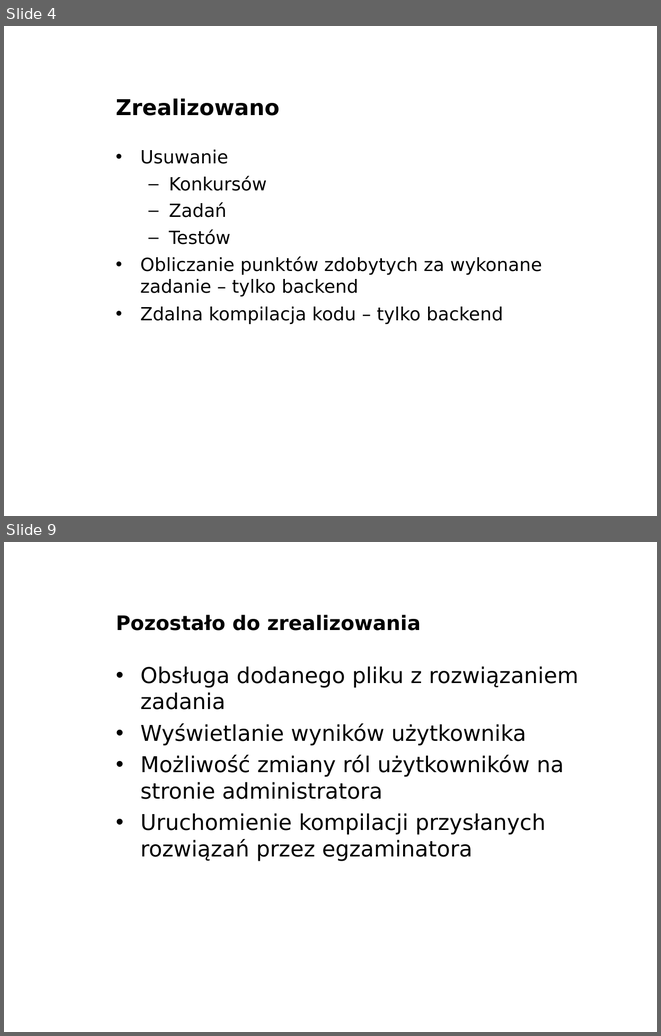
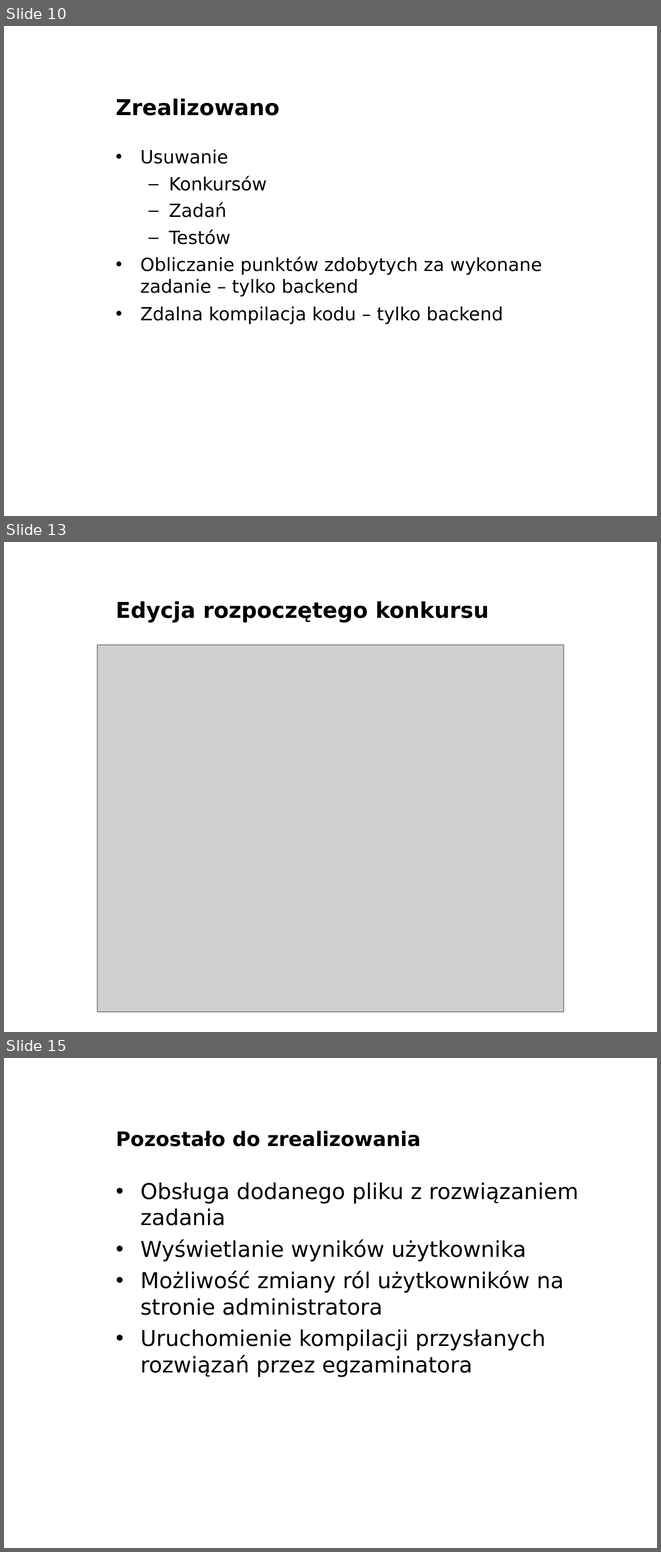
Before and after one commit to marax27/Algenic, a slide deck: docs/Presentation/AlgenicPresentation.odp. Shown one above the other, each under a label of ours: slides 4 and 9 before the commit, slides 10, 13 and 15 after it; the slides between them are not shown. The pictures are 661x1036 and 661x1552 pixels, drawn with LibreOffice and Linux fonts; fonts in the diff are those of the drawing; grey boxes stand for pictures; background and template pictures are left out. Boxes give left, top, right and bottom in pixels: in the first picture for what was removed or moved away, otherwise in the second. Text is boxed around its words. In the diff, an @@ line names an element or a change of style, - is before the commit and + after.

```diff
--- a/docs/Presentation/AlgenicPresentation.odp
+++ b/docs/Presentation/AlgenicPresentation.odp
@@ slide 13 added at bbox=[4, 542, 657, 1032], background picture (left out) @@
@@ title added at bbox=[116, 601, 489, 623], 24 pt, text #000000, bold @@
+Edycja rozpoczętego konkursu
@@ picture added at bbox=[97, 644, 564, 1012] @@
@@ what was slide 4 is now slide 10 @@
@@ what was slide 9 is now slide 15 @@
```
Also in this commit, not shown: 9 other slides added, 4 slides removed, 3 other files.
